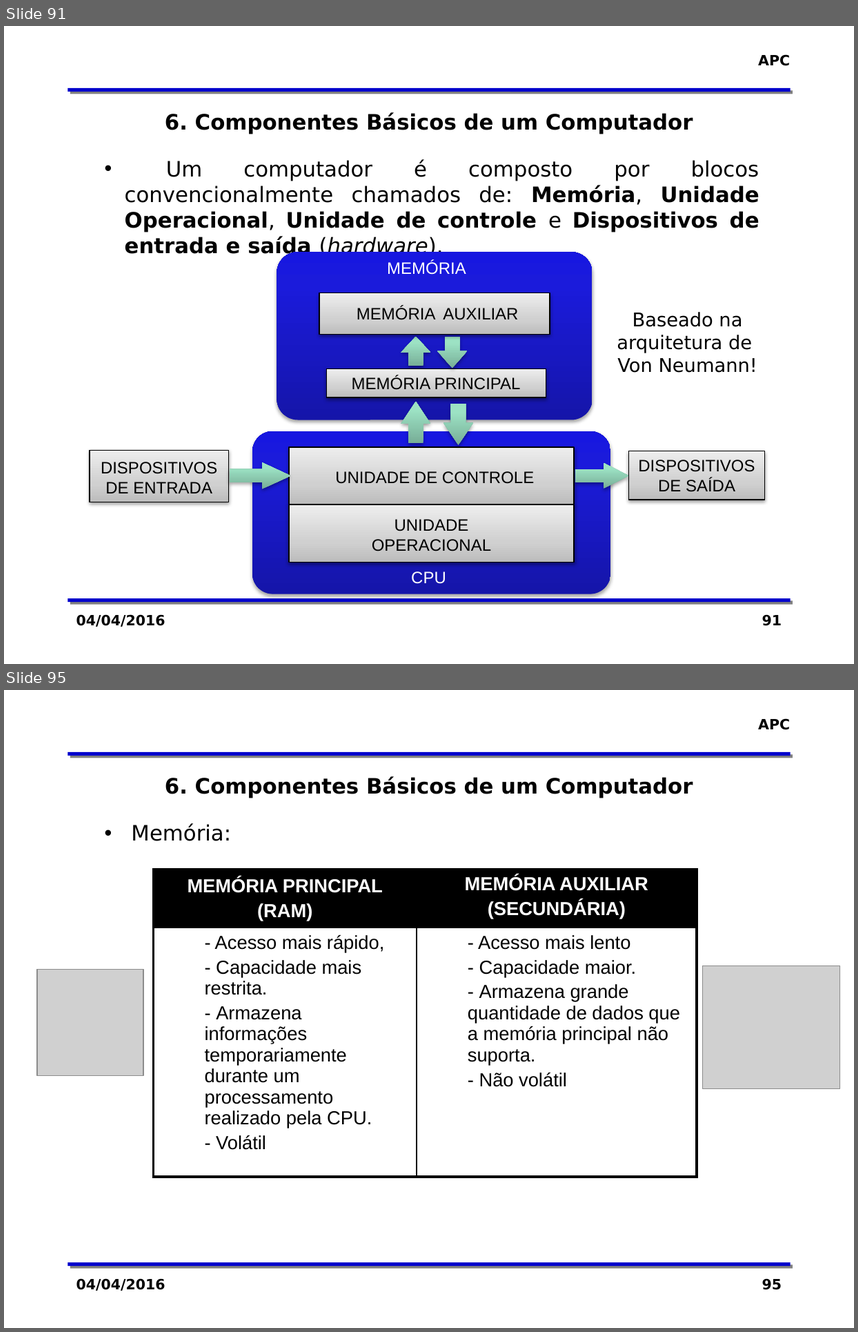
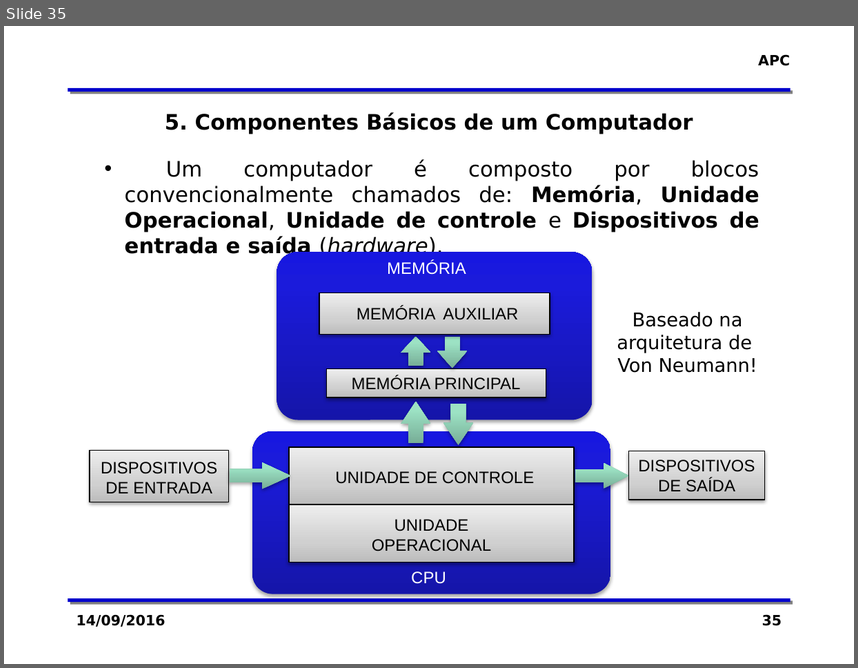
Before and after one commit to zaghetto/Algoritmos, a slide deck: MÓDULOS DE AULA/Módulo 02 - Organização Básica de um Computador.pptx. Shown one above the other, each under a label of ours: slides 91 and 95 before the commit, slide 35 after it; the slides between them are not shown. The pictures are 858x1332 and 858x668 pixels, drawn with LibreOffice and Linux fonts; fonts in the diff are those of the drawing; grey boxes stand for pictures; background and template pictures are left out. Boxes give left, top, right and bottom in pixels: in the first picture for what was removed or moved away, otherwise in the second. Text is boxed around its words. In the diff, an @@ line names an element or a change of style, - is before the commit and + after.

```diff
--- a/MÓDULOS DE AULA/Módulo 02 - Organização Básica de um Computador.pptx
+++ b/MÓDULOS DE AULA/Módulo 02 - Organização Básica de um Computador.pptx
@@ slide 95 removed at [4, 690, 854, 1328], background #FFFFFF; not listed: 3 template elements that a slide beside it also shows @@
@@ text removed at [165, 776, 693, 798] @@
-6. Componentes Básicos de um Computador
@@ text removed at [131, 823, 231, 841] @@
-• Memória:
@@ table removed at [154, 869, 697, 1176], 2 rows, 2 columns @@
-MEMÓRIA PRINCIPAL / (RAM) | MEMÓRIA AUXILIAR / (SECUNDÁRIA)
-- Acesso mais rápido, / - Capacidade mais restrita. / - Armazena informações temporariamente durante um processamento realizado pela CPU. / - Volátil | - Acesso mais lento / - Capacidade maior. / - Armazena grande quantidade de dados que a memória principal não suporta. / - Não volátil
@@ picture removed at [37, 969, 143, 1075] @@
@@ picture removed at [703, 965, 840, 1088] @@
@@ text removed at [76, 1278, 165, 1290] @@
-04/04/2016
@@ page number removed at [762, 1278, 782, 1290] @@
-95
@@ what was slide 91 is now slide 35 @@
@@ slide 35 changed as well @@
@@ text at [165, 112, 693, 134]: text changed @@
-6. Componentes Básicos de um Computador
+5. Componentes Básicos de um Computador
@@ text at [76, 614, 165, 626]: text changed @@
-04/04/2016
+14/09/2016
@@ page number at [762, 614, 782, 626]: text changed @@
-91
+35
```
Also in this commit, not shown: 38 other slides changed, 67 other slides removed, 35 other files.
